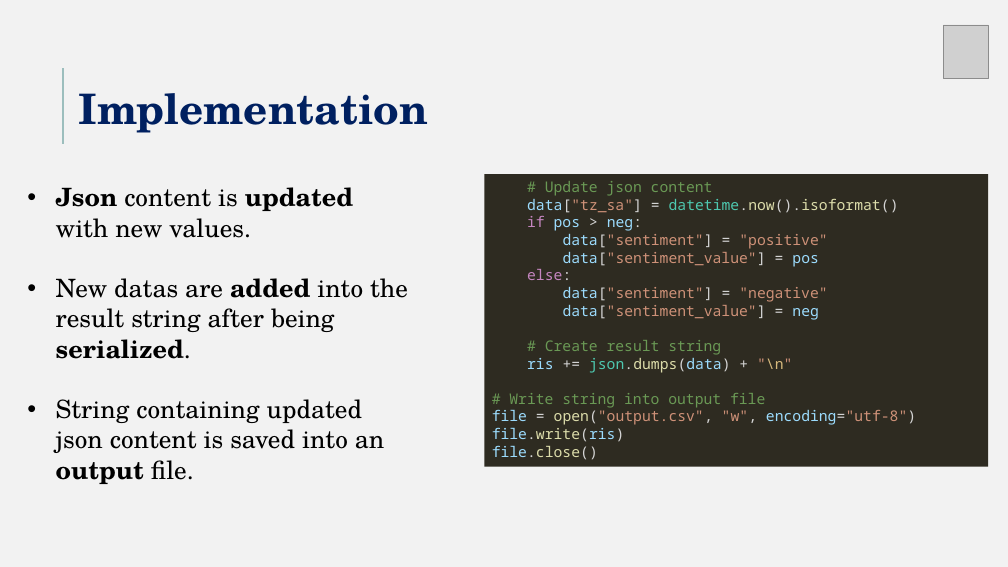
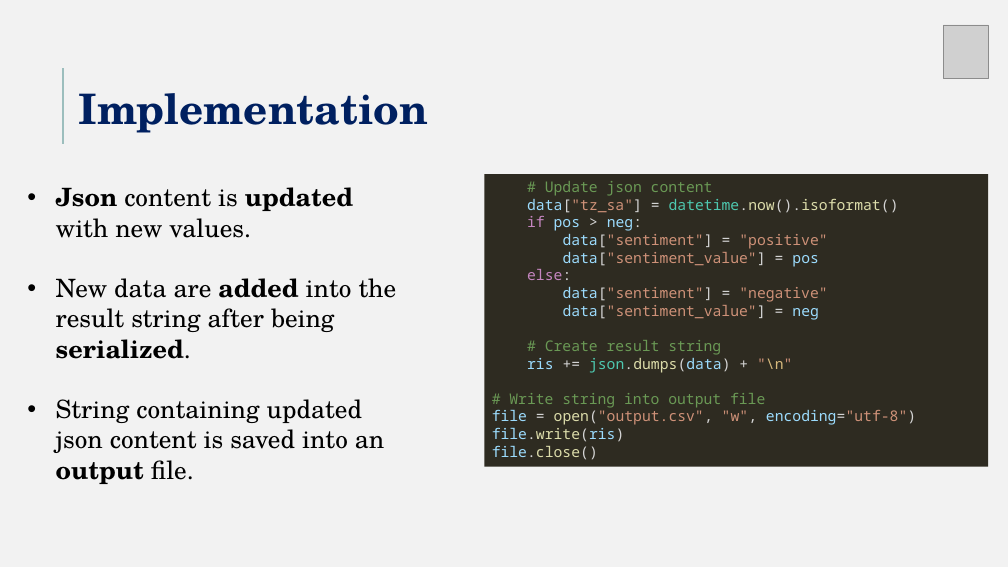
Before and after one commit to Matteoa99/ProgettoDA, a slide deck: slide 12 of DA_project.pptx. Drawn at 1008x567 pixels with LibreOffice and Linux fonts; fonts in the diff are those of the drawing; grey boxes stand for pictures. Boxes give left, top, right and bottom in pixels: in the first picture for what was removed or moved away, otherwise in the second. Text is boxed around its words. In the diff, an @@ line names an element or a change of style, - is before the commit and + after.

```diff
--- a/DA_project.pptx
+++ b/DA_project.pptx
@@ text at box(56, 278, 397, 359): text changed @@
-• New datas are added into the result string after being serialized.
+• New data are added into the result string after being serialized.
```
Also in this commit, not shown: 8 other slides changed, 2 other files.
